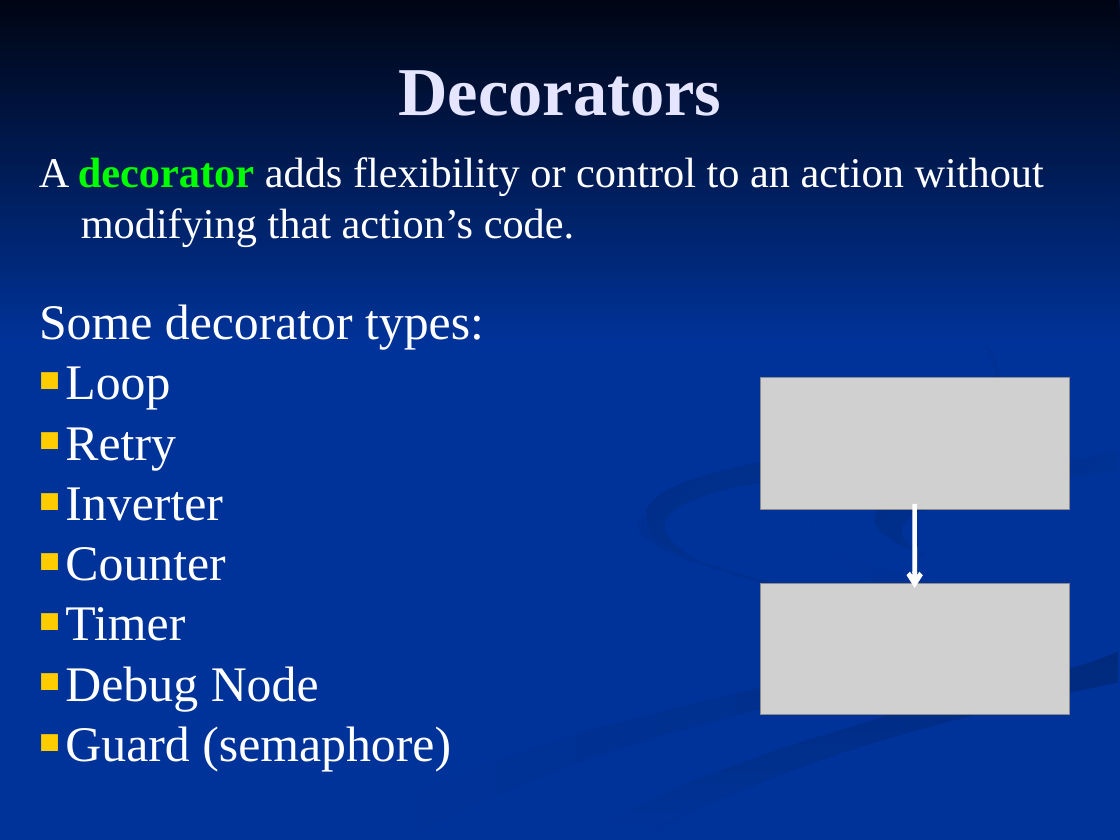
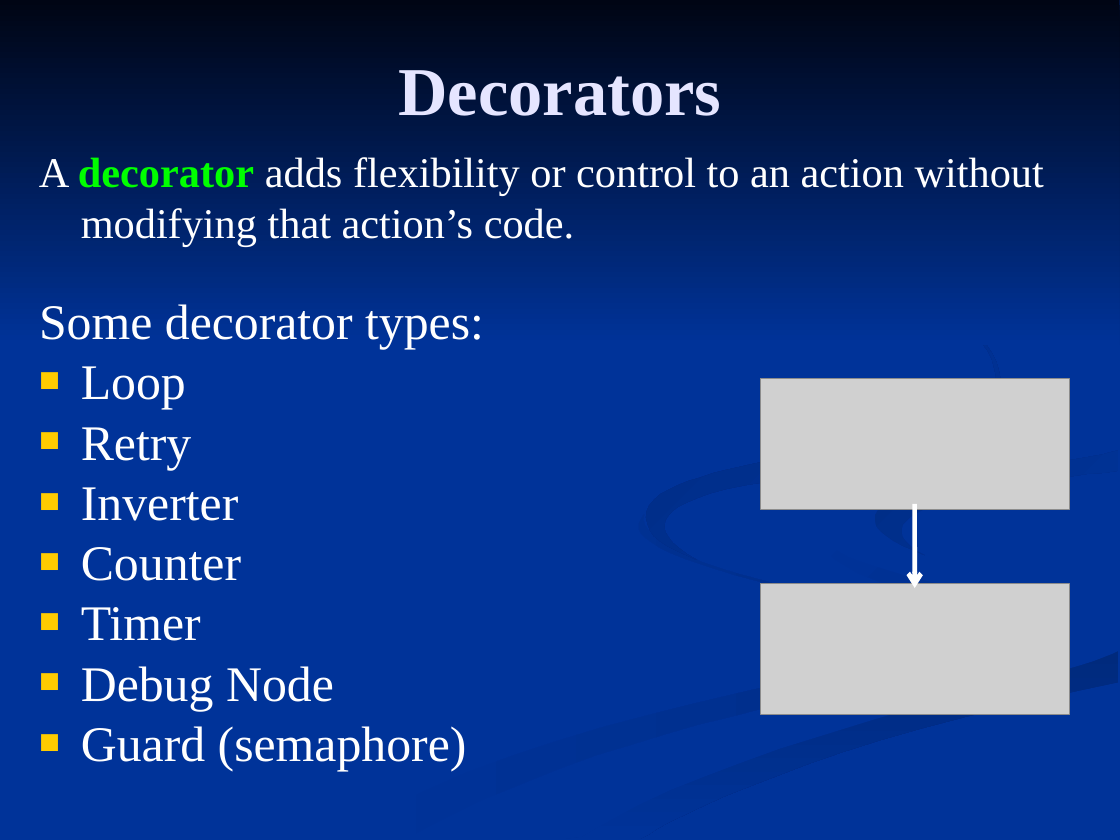
Before and after one commit to FleepyBeepy/Artificial-Intelligence, a slide deck: slide 6 of Lecture Slides/7.2 - Behavior Trees.ppt. Drawn at 1120x840 pixels with LibreOffice and Linux fonts; fonts in the diff are those of the drawing; grey boxes stand for pictures. Boxes give left, top, right and bottom in pixels: in the first picture for what was removed or moved away, otherwise in the second. Text is boxed around its words. In the diff, an @@ line names an element or a change of style, - is before the commit and + after.

```diff
--- a/Lecture Slides/7.2 - Behavior Trees.ppt
+++ b/Lecture Slides/7.2 - Behavior Trees.ppt
@@ text "Some decorator types:" at [39, 304, 484, 771]: indent changed @@
@@ freeform shape at [336, 514, 896, 839]: fill gradient #002E8B to #003399 to gradient #003399 to #002E8B @@
```
Also in this commit, not shown: 13 other slides changed, 2 slides added, 1 other file.
